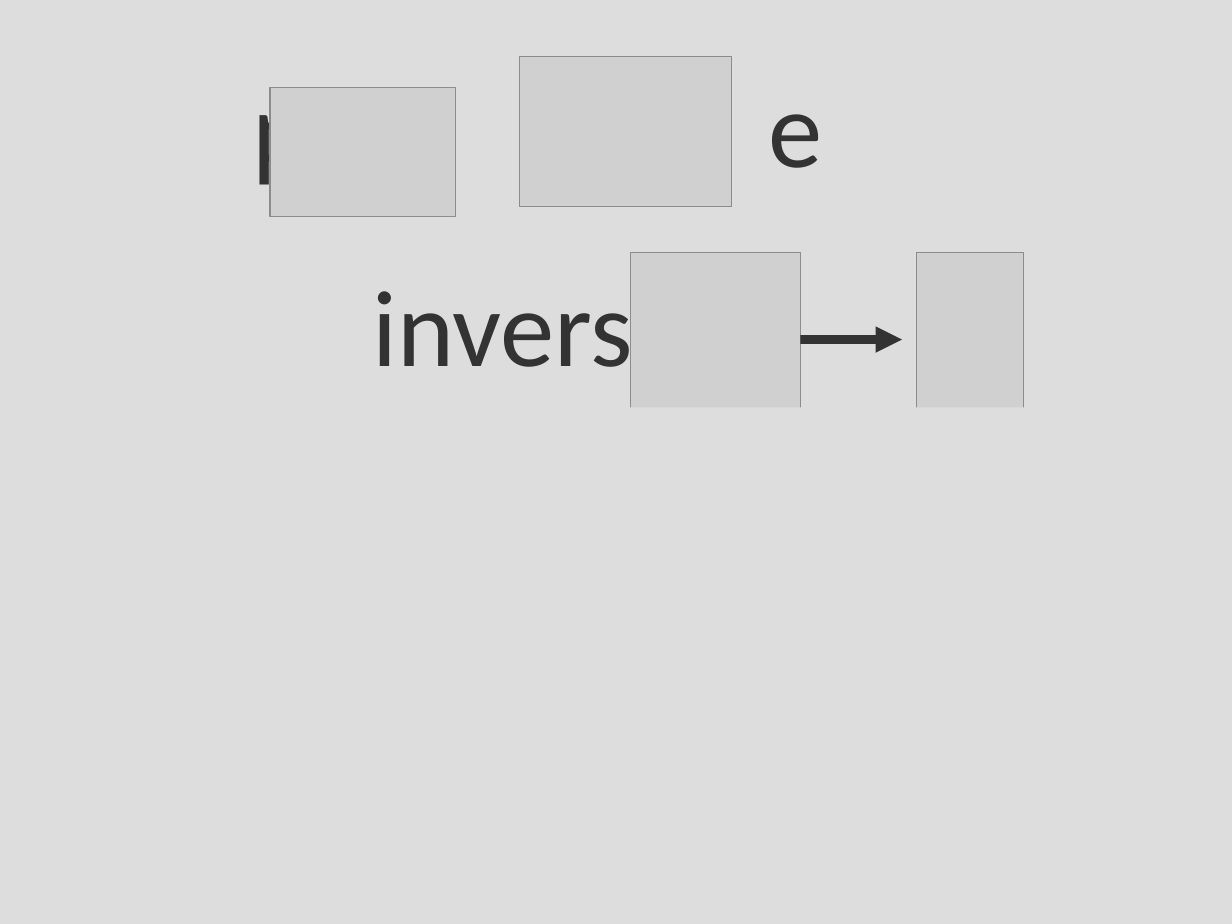
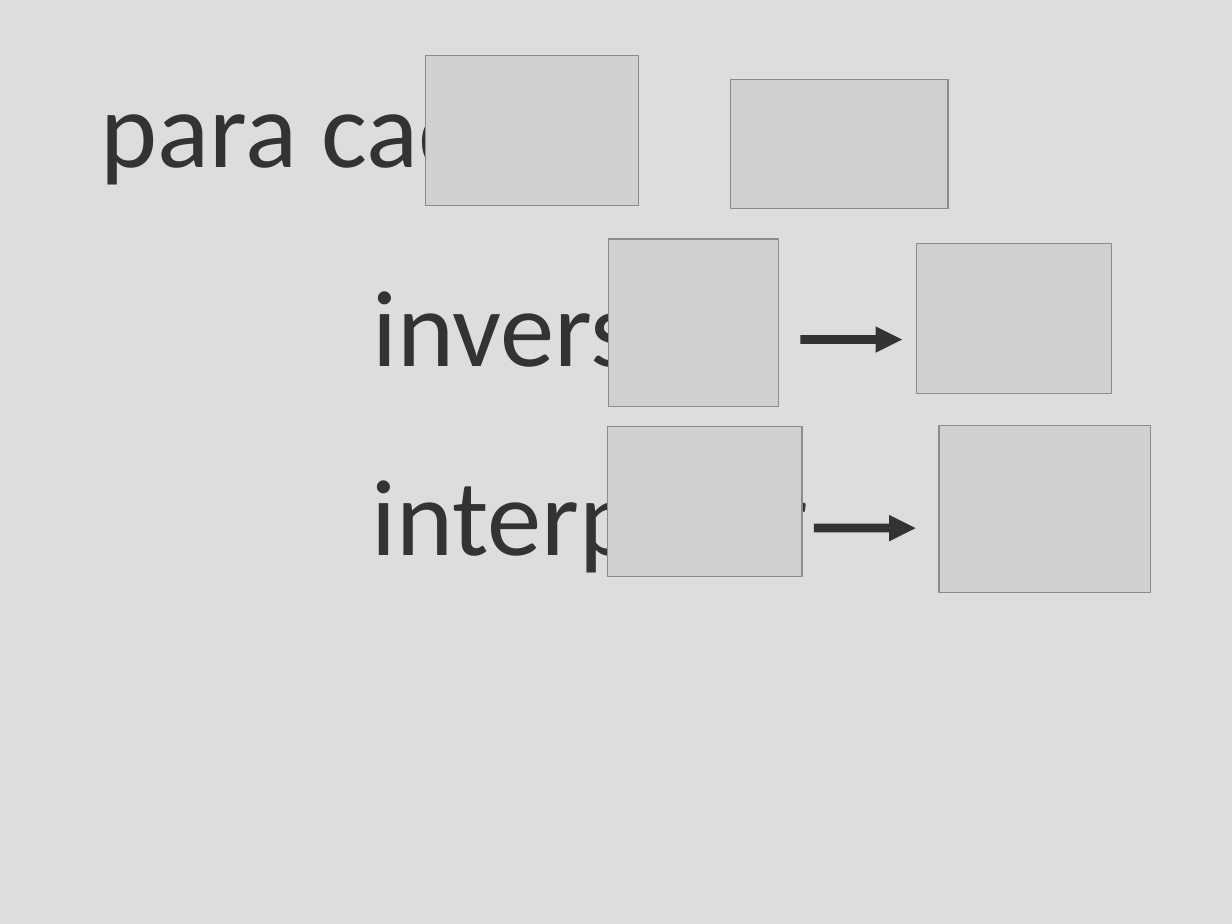
Before and after one commit to leouieda/phd-thesis, a slide deck: slide 93 of presentation/moho.odp (slide 90 before the commit). Drawn at 1232x924 pixels with LibreOffice and Linux fonts; fonts in the diff are those of the drawing; grey boxes stand for pictures. Boxes give left, top, right and bottom in pixels: in the first picture for what was removed or moved away, otherwise in the second. Text is boxed around its words. In the diff, an @@ line names an element or a change of style, - is before the commit and + after.

```diff
--- a/presentation/moho.odp
+++ b/presentation/moho.odp
@@ picture: place and size @@
-picture at bbox=[520, 57, 732, 207]
+picture at bbox=[426, 55, 639, 205]
@@ text at bbox=[100, 77, 950, 193]: text changed @@
-para e
+para cada e :
@@ picture: place and size @@
-picture at bbox=[271, 87, 456, 217]
+picture at bbox=[730, 79, 948, 209]
@@ picture: place and size @@
-picture at bbox=[631, 253, 800, 420]
+picture at bbox=[608, 239, 778, 407]
@@ picture: place and size @@
-picture at bbox=[917, 253, 1024, 409]
+picture at bbox=[917, 244, 1111, 394]
@@ rectangle removed at bbox=[233, 408, 1087, 924] @@
@@ picture added at bbox=[607, 427, 802, 577] @@
@@ picture added at bbox=[939, 426, 1150, 594] @@
@@ text added at bbox=[371, 465, 808, 577], 70 pt, text #333333 @@
+interpolar
@@ arrow added from (814, 528) to (916, 528), #333333 5.67 pt @@
```
Also in this commit, not shown: 17 other slides changed, 12 slides added, 11 slides removed.
